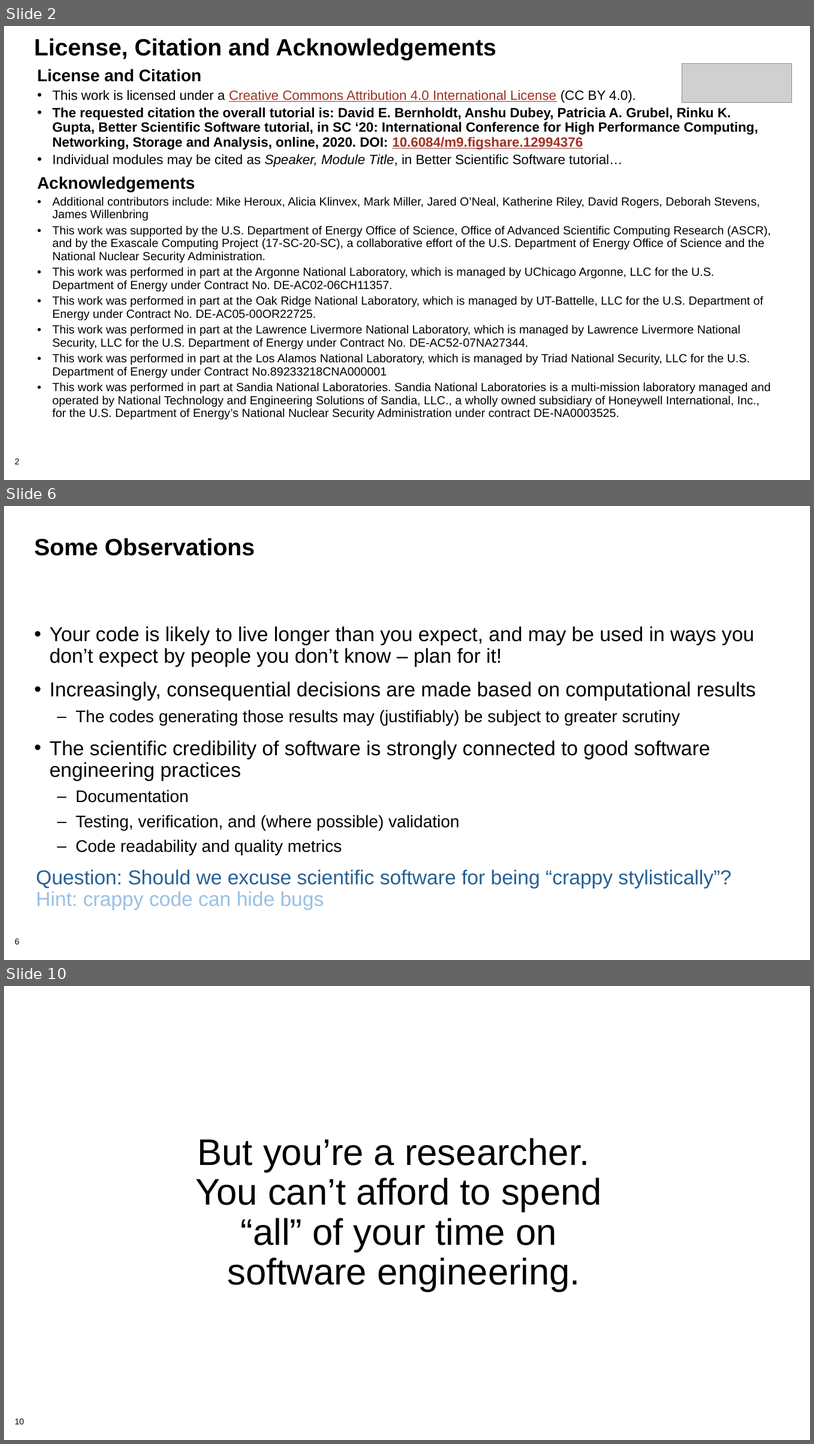
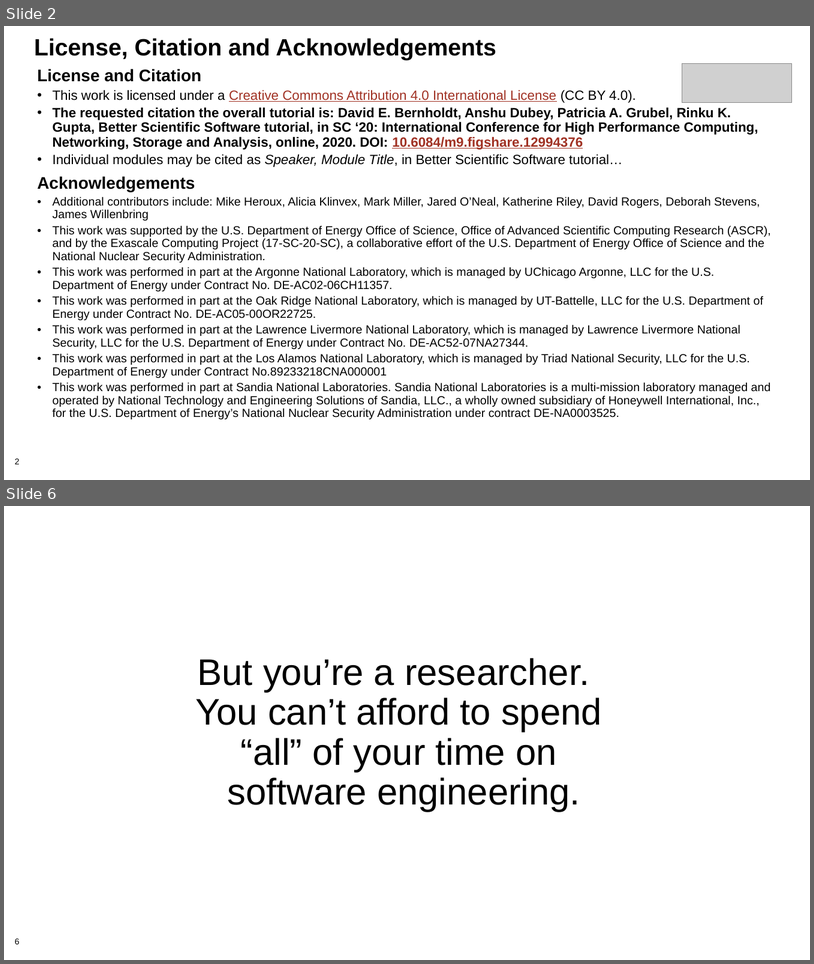
Before and after one commit to bssw-tutorial/presentations, a slide deck: final-presentations/2021-04-12-ecpam/05-summary.pptx. Shown one above the other, each under a label of ours: slides 2, 6 and 10 before the commit, slides 2 and 6 after it; the slides between them are not shown. The pictures are 814x1444 and 814x964 pixels, drawn with LibreOffice and Linux fonts; fonts in the diff are those of the drawing; grey boxes stand for pictures; background and template pictures are left out. Boxes give left, top, right and bottom in pixels: in the first picture for what was removed or moved away, otherwise in the second. Text is boxed around its words. In the diff, an @@ line names an element or a change of style, - is before the commit and + after.

```diff
--- a/final-presentations/2021-04-12-ecpam/05-summary.pptx
+++ b/final-presentations/2021-04-12-ecpam/05-summary.pptx
@@ slide 6 removed at (4,506,810,960), background #FFFFFF; not listed: 1 template element that a slide beside it also shows @@
@@ title removed at (34,538,255,556) @@
-Some Observations
@@ text removed at (50,626,756,855) @@
-• Your code is likely to live longer than you expect, and may be used in ways you don’t expect by people you don’t know – plan for it!
-• Increasingly, consequential decisions are made based on computational results
-  – The codes generating those results may (justifiably) be subject to greater scrutiny
-• The scientific credibility of software is strongly connected to good software engineering practices
-  – Documentation
-  – Testing, verification, and (where possible) validation
-  – Code readability and quality metrics
@@ text removed at (36,869,732,910) @@
-Question: Should we excuse scientific software for being “crappy stylistically”?
-Hint: crappy code can hide bugs
@@ what was slide 10 is now slide 6 @@
@@ page number at (15,938,20,944): text changed @@
-10
+6
```
Also in this commit, not shown: 4 slides changed, 1 slide added, 4 other slides removed.
